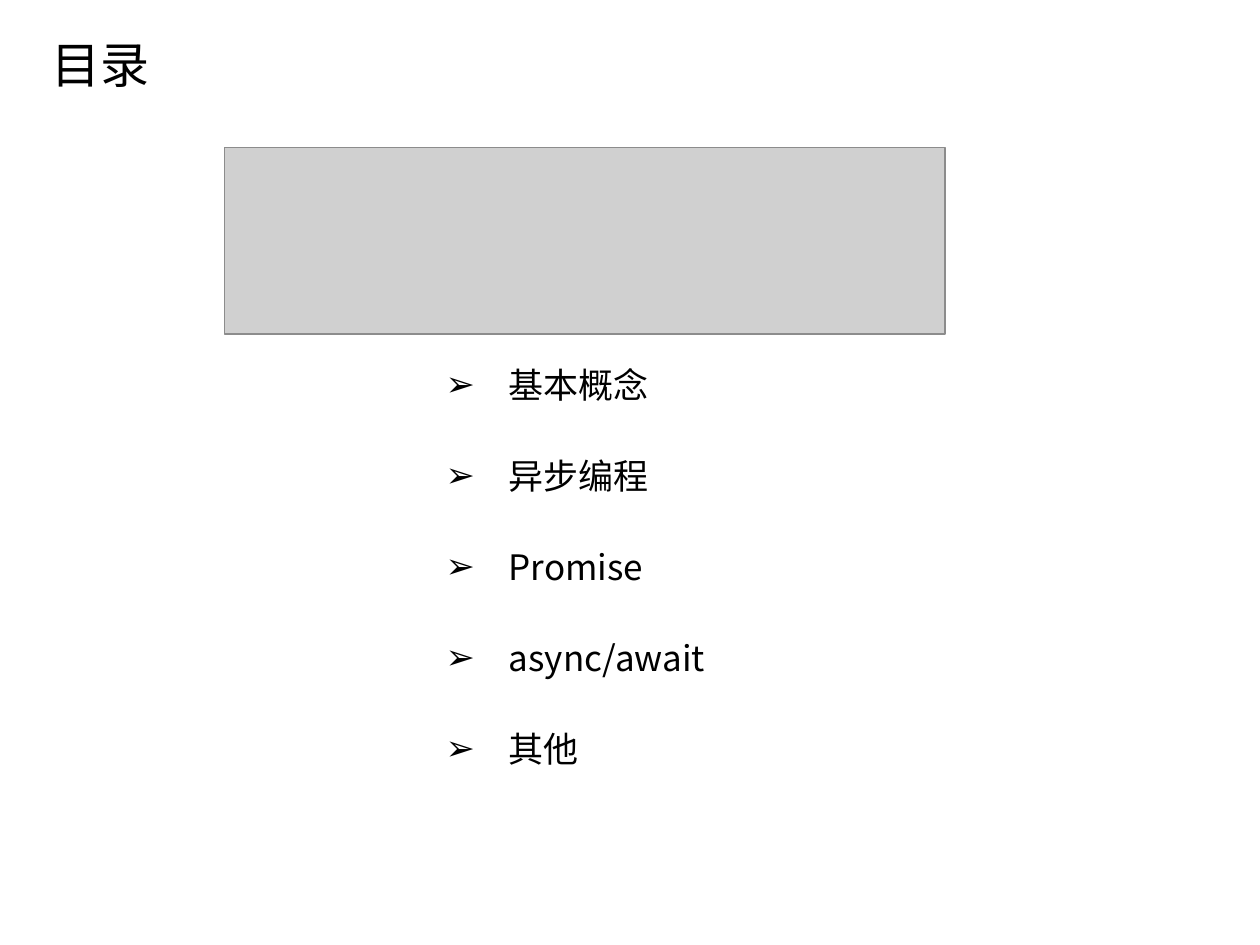
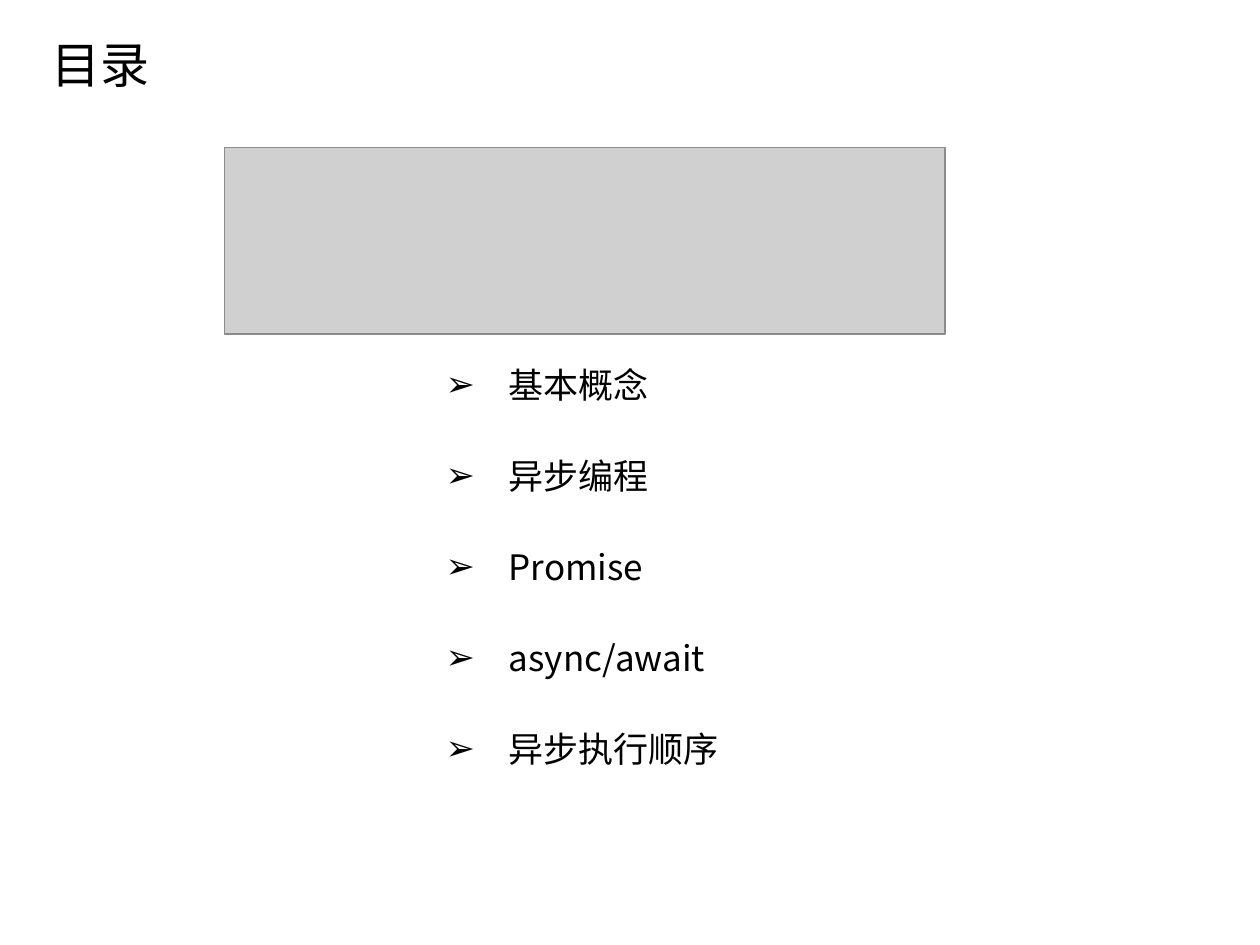
Before and after one commit to longamg/homework001, a slide deck: slide 3 of 0920-PPT/基于ES6的异步专题.pptx. Drawn at 1260x945 pixels with LibreOffice and Linux fonts; fonts in the diff are those of the drawing; grey boxes stand for pictures; background and template pictures are left out. Boxes give left, top, right and bottom in pixels: in the first picture for what was removed or moved away, otherwise in the second. Text is boxed around its words. In the diff, an @@ line names an element or a change of style, - is before the commit and + after.

```diff
--- a/0920-PPT/基于ES6的异步专题.pptx
+++ b/0920-PPT/基于ES6的异步专题.pptx
@@ subtitle at box(509, 732, 719, 765): text changed @@
-➢ 其他
+➢ 异步执行顺序
```
Also in this commit, not shown: 11 other slides changed, 5 slides added, 1 slide removed, 10 other files.
